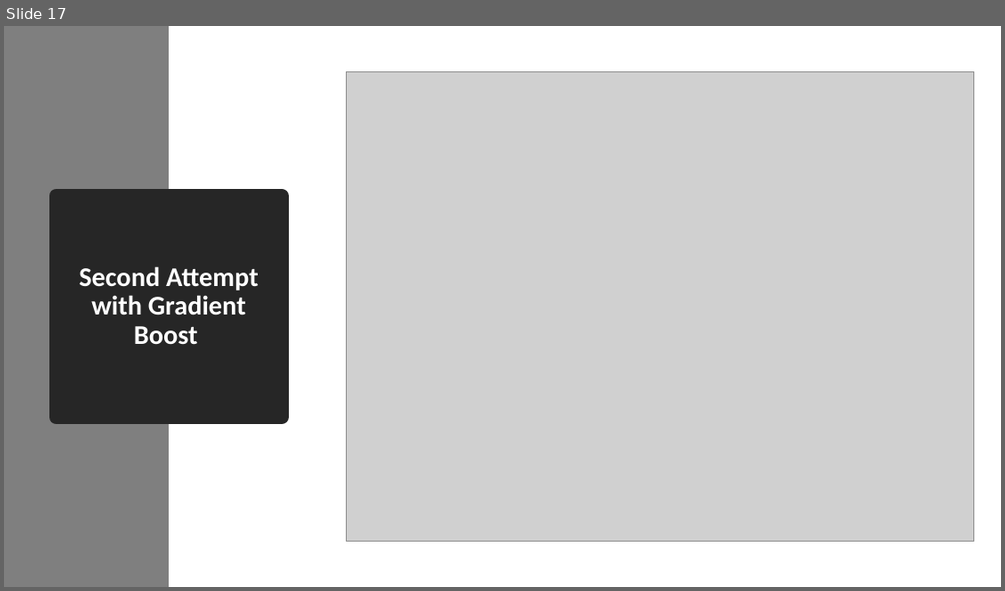
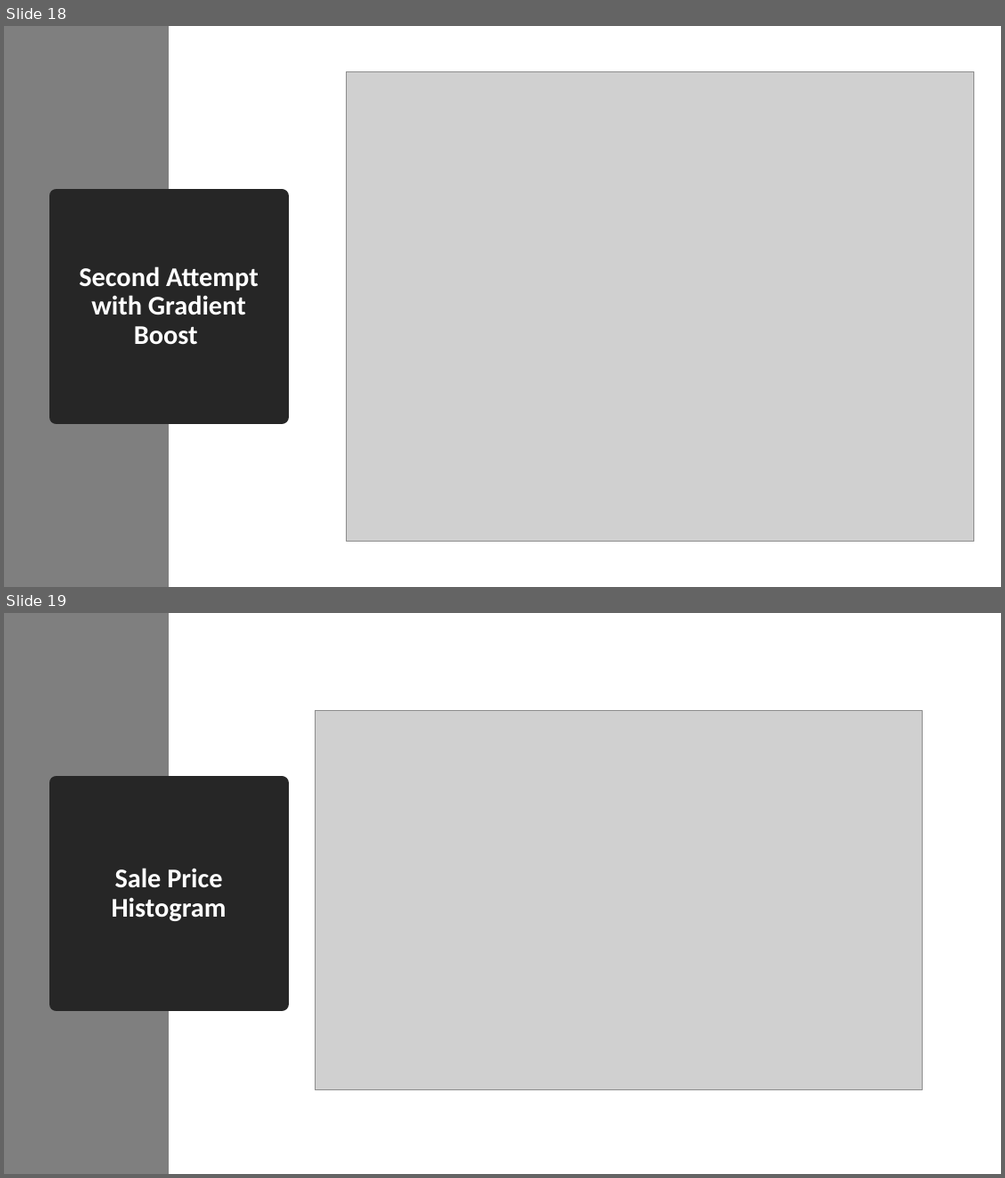
Before and after one commit to Yaohua-Chang/ML-Final-Project, a slide deck: Project.pptx. Shown one above the other, each under a label of ours: slide 17 before the commit, slides 18 and 19 after it. The pictures are 1005x591 and 1005x1178 pixels, drawn with LibreOffice and Linux fonts; fonts in the diff are those of the drawing; grey boxes stand for pictures. Boxes give left, top, right and bottom in pixels: in the first picture for what was removed or moved away, otherwise in the second. Text is boxed around its words. In the diff, an @@ line names an element or a change of style, - is before the commit and + after.

```diff
--- a/Project.pptx
+++ b/Project.pptx
@@ slide 19 added at [4,613,1001,1174], background #FFFFFF @@
@@ rectangle added at [4,613,169,1174], fill #7F7F7F @@
@@ picture added at [316,710,922,1090] @@
@@ title added at [57,783,282,1004], fill #262626, outline #262626 13.75 pt, 26 pt, text #FFFFFF, bold @@
+Sale Price Histogram
@@ what was slide 17 is now slide 18 @@
```
Also in this commit, not shown: 3 slides changed, 16 other slides added, 9 other files.
